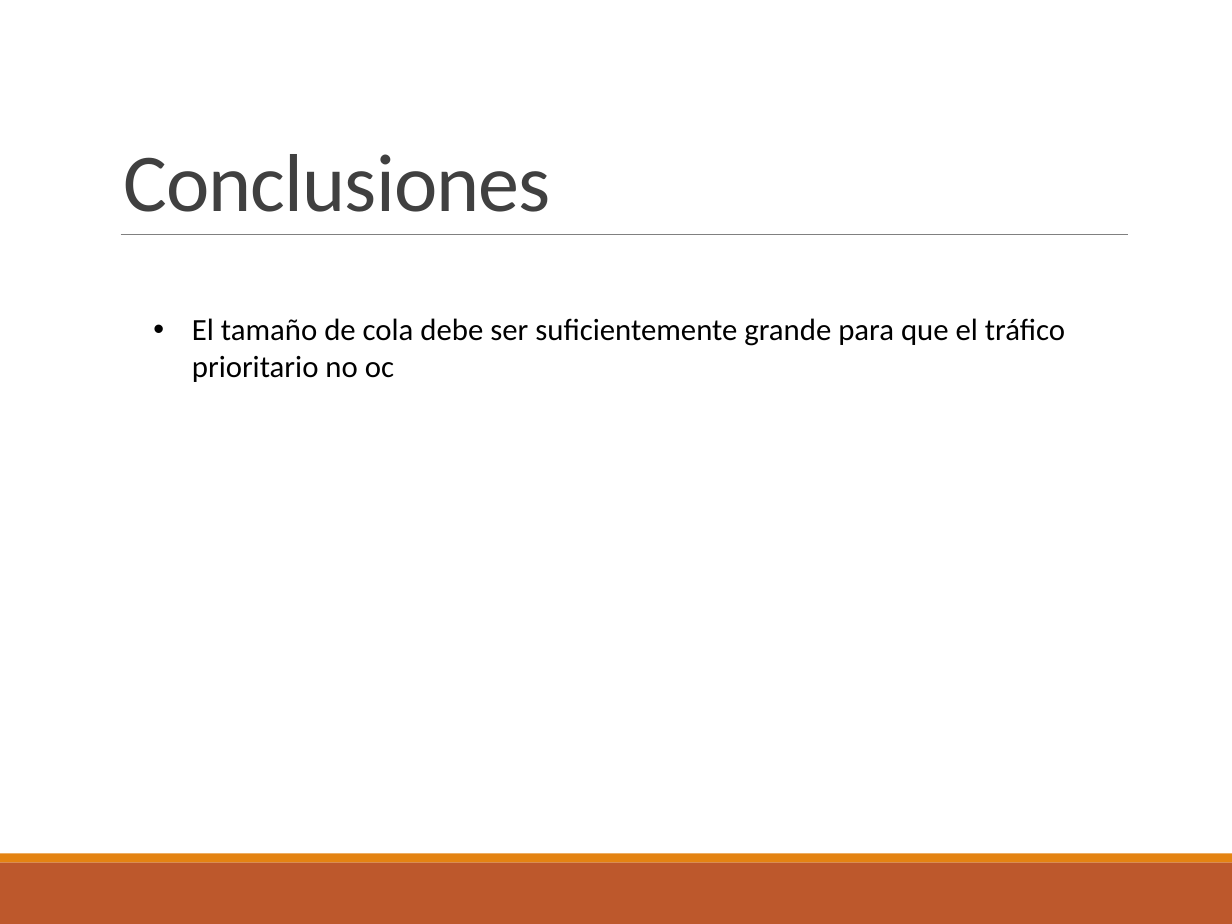
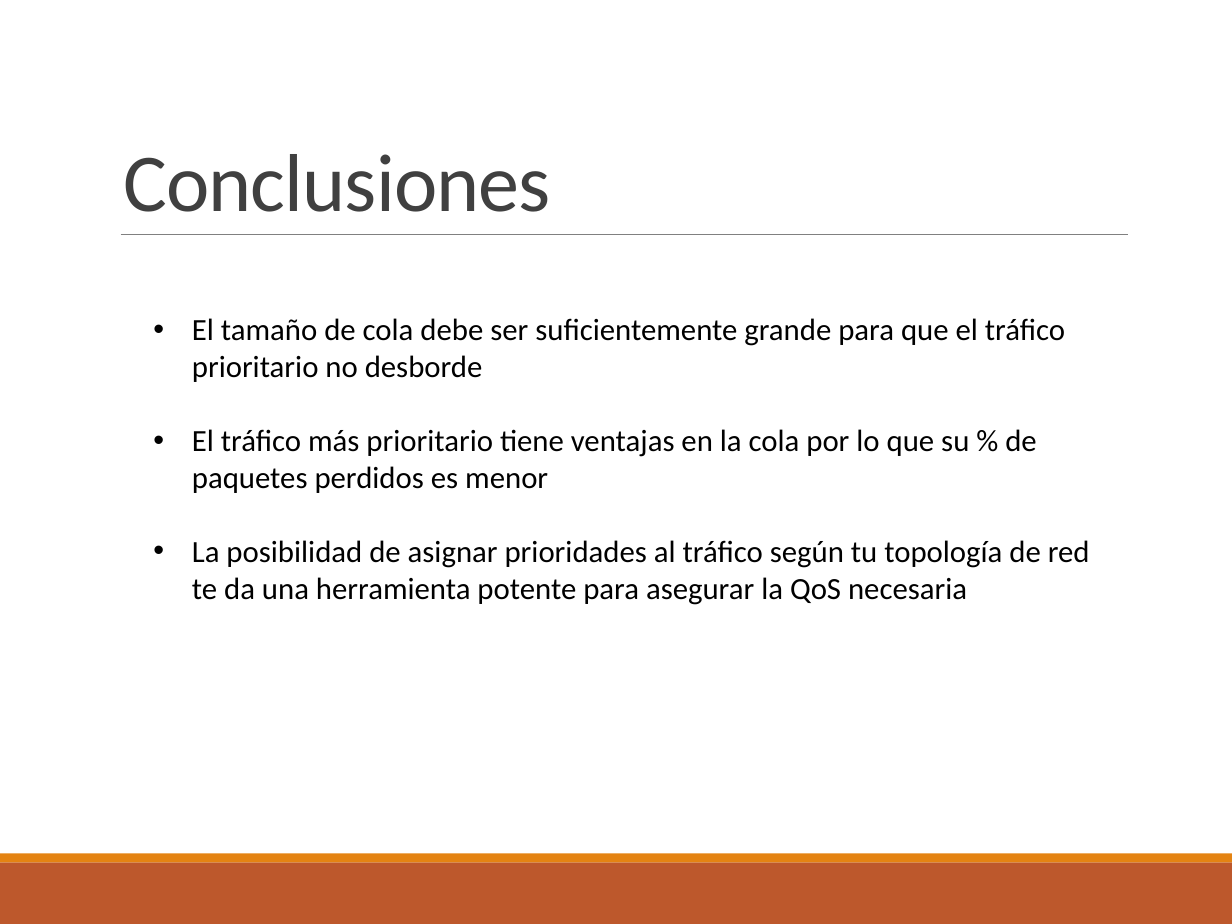
Before and after one commit to Reclusiarca/PriorityQueuePtP, a slide deck: slide 15 of presentacion12.pptx (slide 14 before the commit). Drawn at 1232x924 pixels with LibreOffice and Linux fonts; fonts in the diff are those of the drawing. Boxes give left, top, right and bottom in pixels: in the first picture for what was removed or moved away, otherwise in the second. Text is boxed around its words. In the diff, an @@ line names an element or a change of style, - is before the commit and + after.

```diff
--- a/presentacion12.pptx
+++ b/presentacion12.pptx
@@ text at bbox=[192, 318, 1090, 605]: text changed @@
-• El tamaño de cola debe ser suficientemente grande para que el tráfico prioritario no oc
+• El tamaño de cola debe ser suficientemente grande para que el tráfico prioritario no desborde
+• El tráfico más prioritario tiene ventajas en la cola por lo que su % de paquetes perdidos es menor
+• La posibilidad de asignar prioridades al tráfico según tu topología de red te da una herramienta potente para asegurar la QoS necesaria
```
Also in this commit, not shown: 1 other slide changed, 1 slide added, 1 other file.
